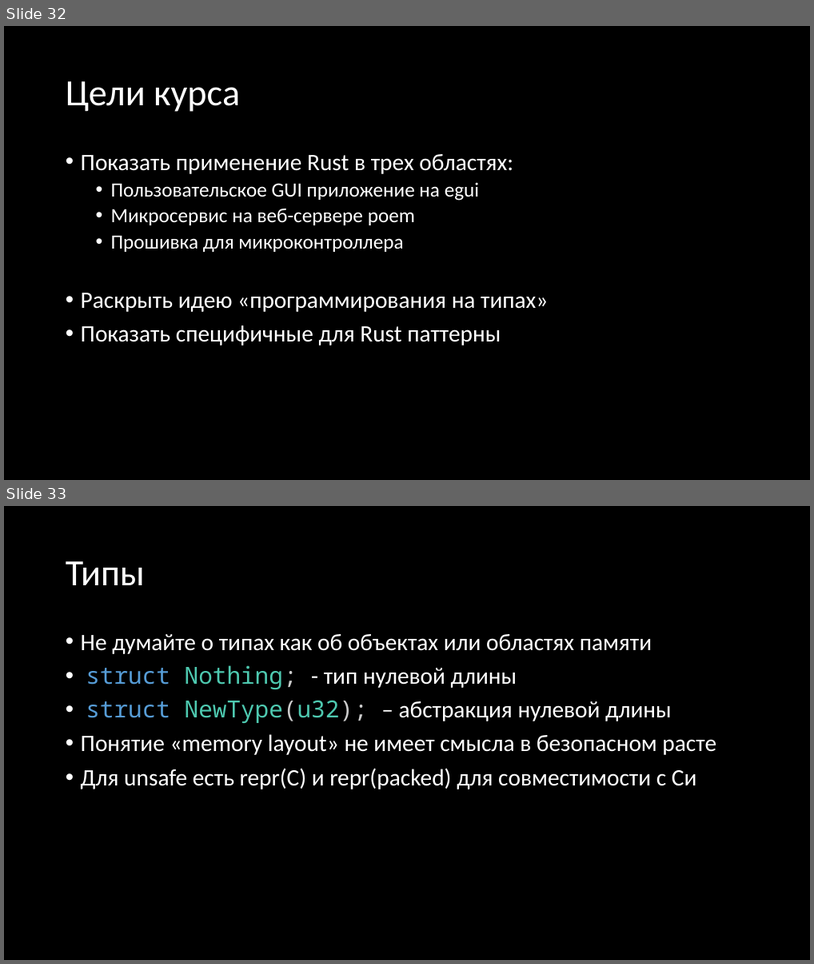
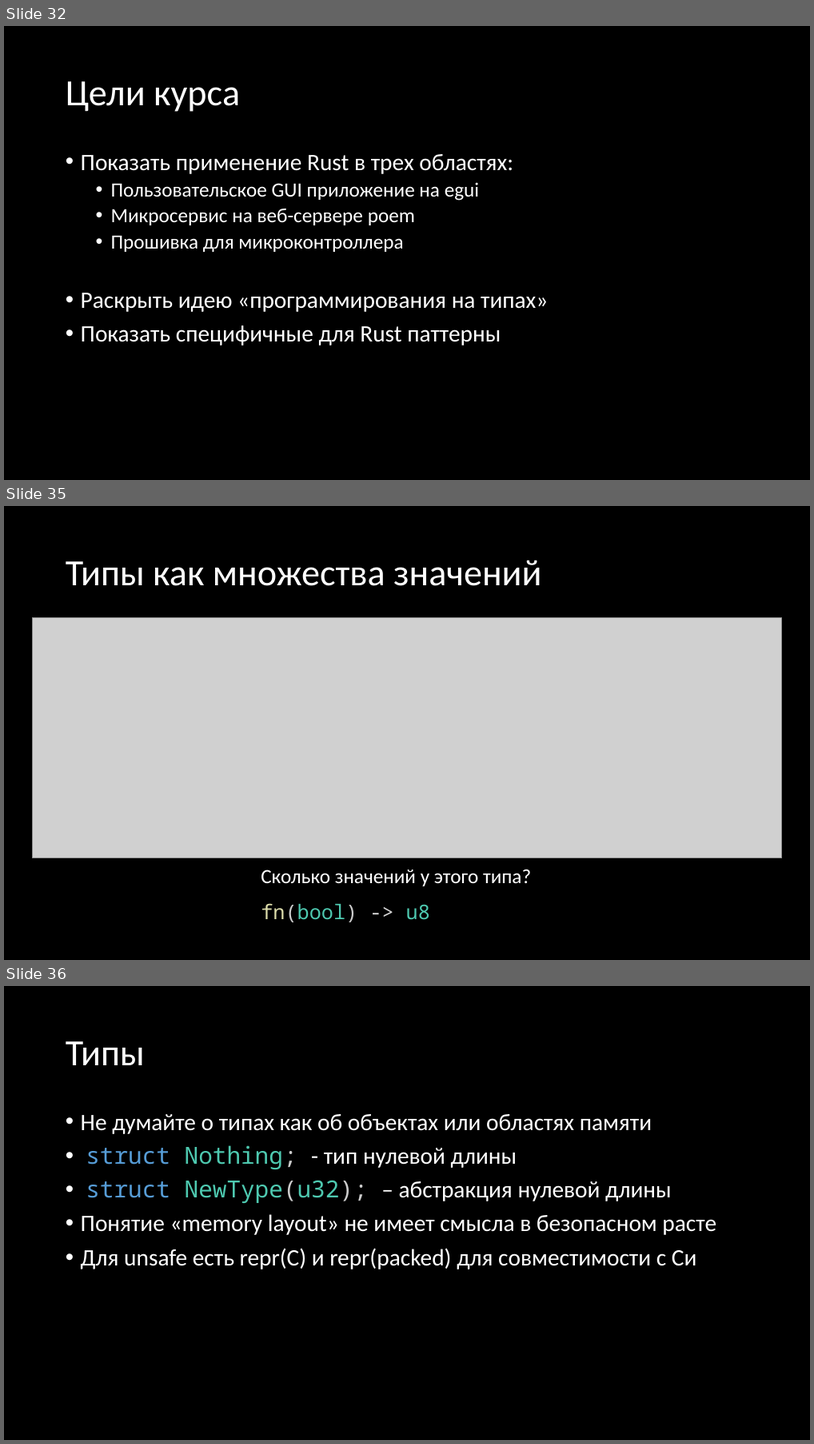
Before and after one commit to Gordon01/learn-rust, a slide deck: keynotes/Rust 2024.pptx. Shown one above the other, each under a label of ours: slides 32 and 33 before the commit, slides 32, 35 and 36 after it; the slides between them are not shown. The pictures are 814x964 and 814x1444 pixels, drawn with LibreOffice and Linux fonts; fonts in the diff are those of the drawing; grey boxes stand for pictures. Boxes give left, top, right and bottom in pixels: in the first picture for what was removed or moved away, otherwise in the second. Text is boxed around its words. In the diff, an @@ line names an element or a change of style, - is before the commit and + after.

```diff
--- a/keynotes/Rust 2024.pptx
+++ b/keynotes/Rust 2024.pptx
@@ slide 35 added at [4,506,810,960], background #000000 @@
@@ title added at [66,560,542,586], 44 pt, text #FFFFFF @@
+Типы как множества значений
@@ picture added at [32,618,782,857] @@
@@ text added at [261,868,531,922], 24 pt, text #FFFFFF @@
+Сколько значений у этого типа?
+fn(bool) -> u8
@@ what was slide 33 is now slide 36 @@
```
Also in this commit, not shown: 3 other slides added, 4 other files.
